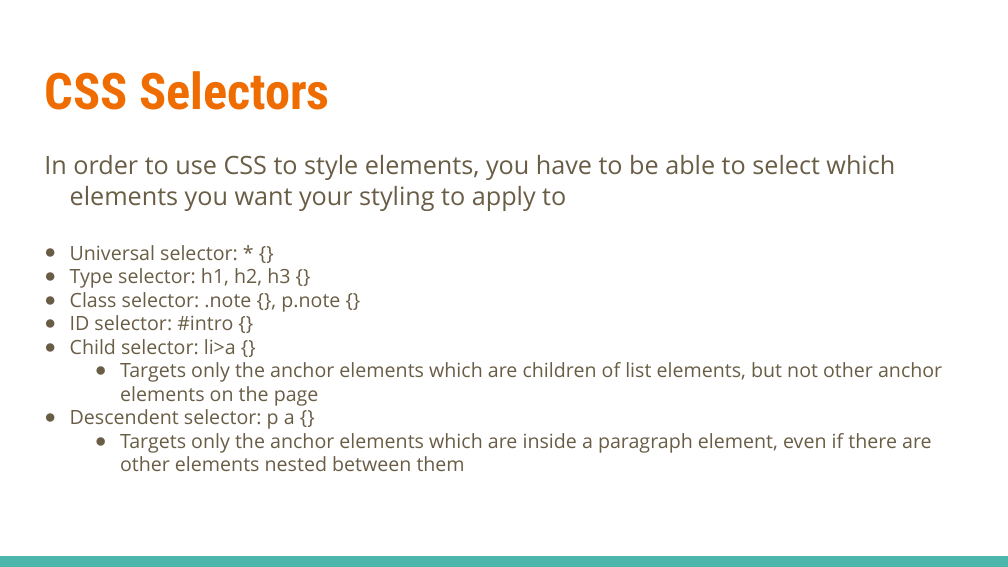
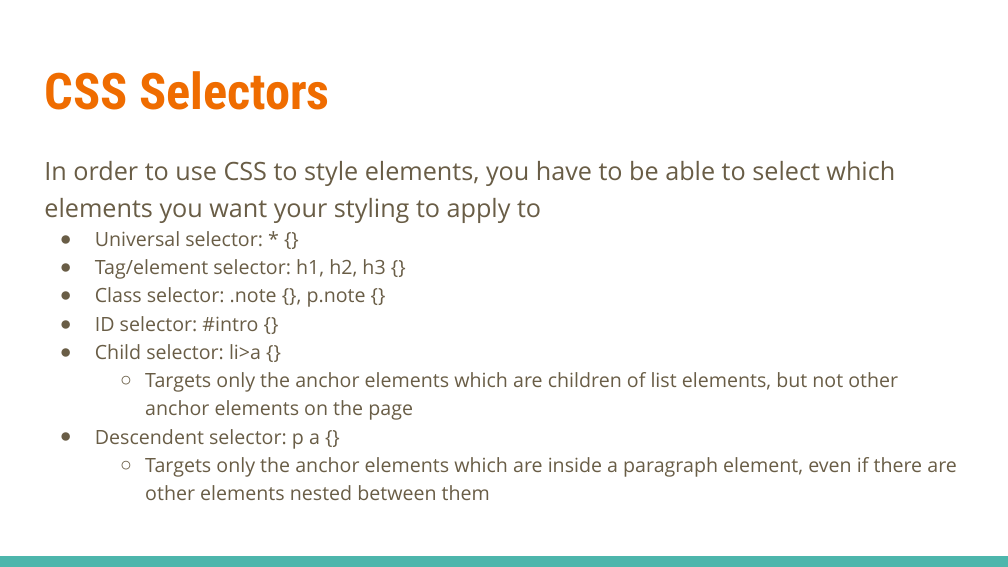
Before and after one commit to linkedin/high-school-trainee, a slide deck: slide 14 of Week_1/Lectures/1.3_HTML_and_CSS.pptx. Drawn at 1008x567 pixels with LibreOffice and Linux fonts; fonts in the diff are those of the drawing. Boxes give left, top, right and bottom in pixels: in the first picture for what was removed or moved away, otherwise in the second. Text is boxed around its words. In the diff, an @@ line names an element or a change of style, - is before the commit and + after.

```diff
--- a/Week_1/Lectures/1.3_HTML_and_CSS.pptx
+++ b/Week_1/Lectures/1.3_HTML_and_CSS.pptx
@@ text at (x1=44, y1=161, x2=957, y2=500): indent changed; line spacing 1 to 1.2; bullet ● to ○ @@
@@ text at (x1=95, y1=259, x2=385, y2=279): text changed @@
-● Type selector: h1, h2, h3 {}
+● Tag/element selector: h1, h2, h3 {}
```
Also in this commit, not shown: 20 other slides changed, 1 slide added, 1 slide removed.
